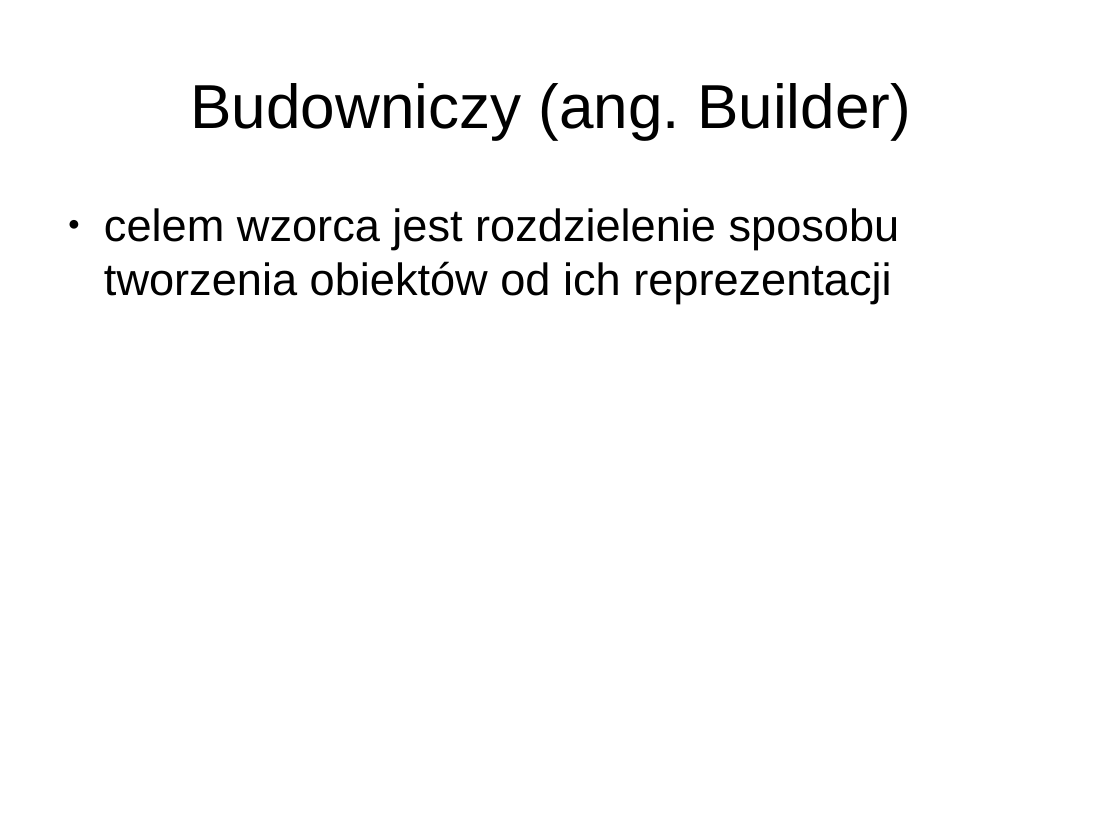
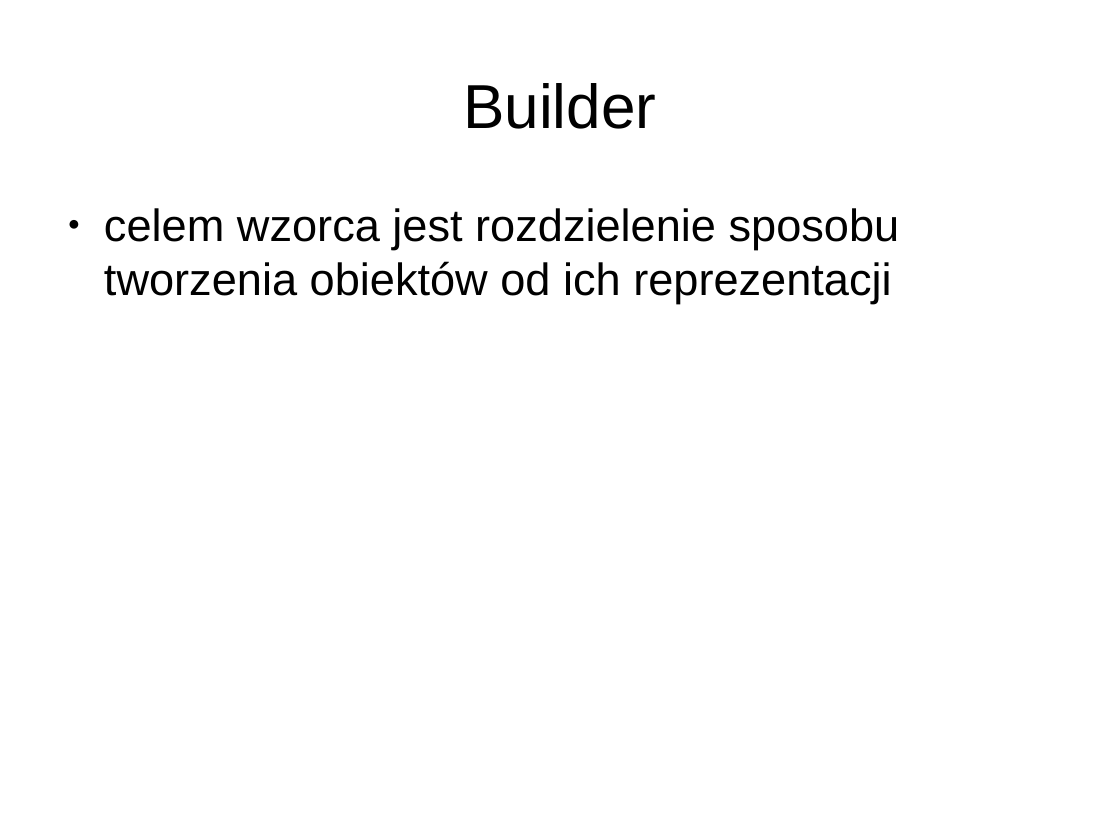
Before and after one commit to anicos/wzorce-projektowe-prezentacja, a slide deck: slide 27 of Part_1.odp. Drawn at 1120x840 pixels with LibreOffice and Linux fonts; fonts in the diff are those of the drawing. Boxes give left, top, right and bottom in pixels: in the first picture for what was removed or moved away, otherwise in the second. Text is boxed around its words. In the diff, an @@ line names an element or a change of style, - is before the commit and + after.

```diff
--- a/Part_1.odp
+++ b/Part_1.odp
@@ title at bbox=[463, 83, 656, 129]: text changed @@
-Budowniczy (ang. Builder)
+Builder
```
Also in this commit, not shown: 9 other slides changed, 1 other file.
